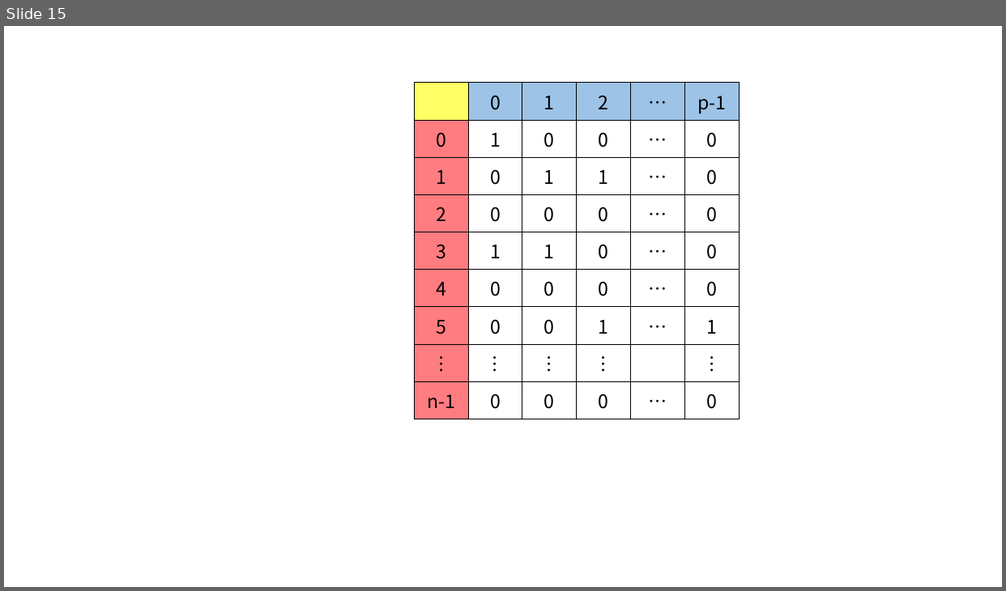
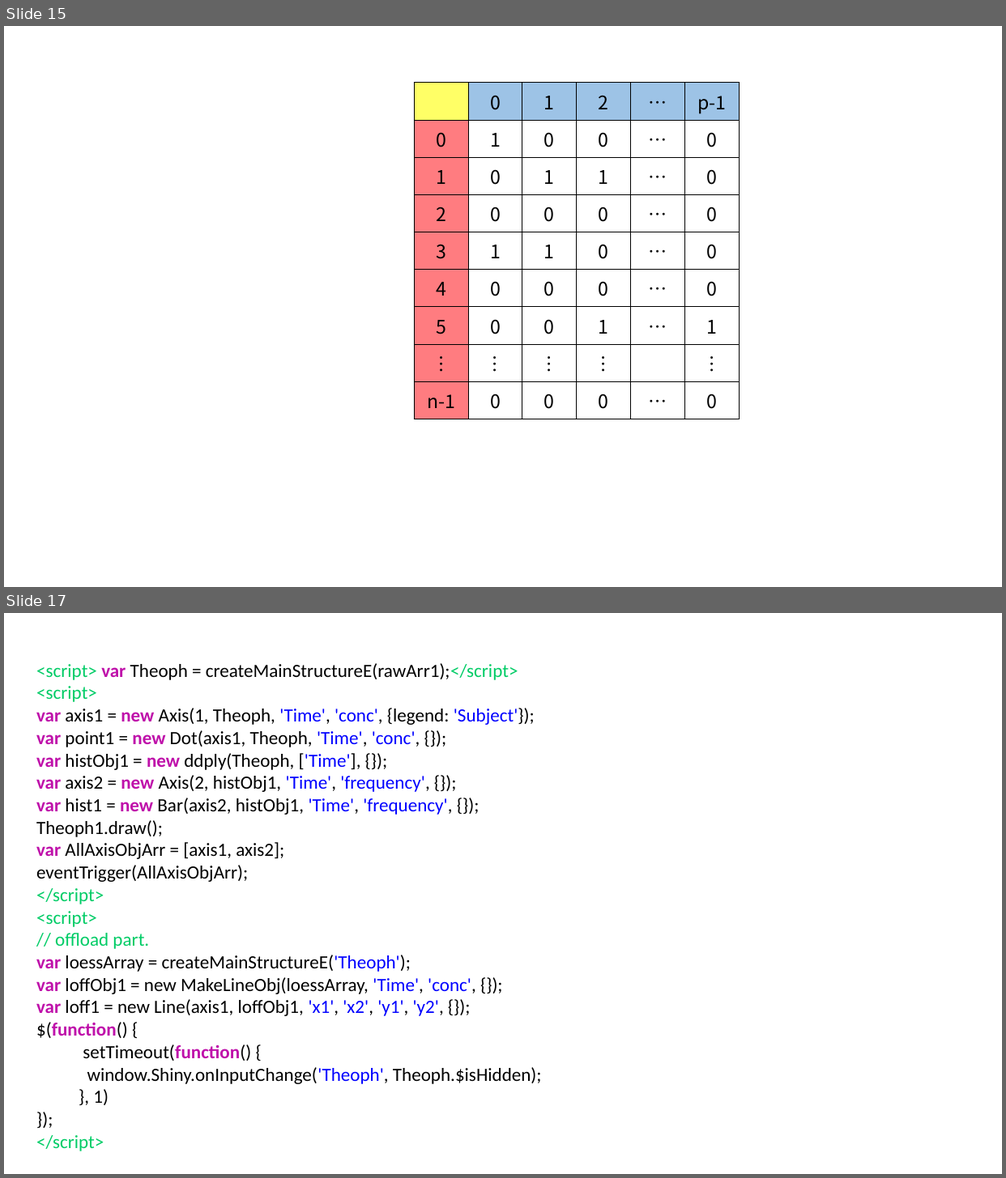
Before and after one commit to JonghyunBae/r-interactive-graphics-via-html, a slide deck: papers/useR_2014/poster picture.pptx. Shown one above the other, each under a label of ours: slide 15 before the commit, slides 15 and 17 after it; the slides between them are not shown. The pictures are 1006x591 and 1006x1178 pixels, drawn with LibreOffice and Linux fonts; fonts in the diff are those of the drawing. Boxes give left, top, right and bottom in pixels: in the first picture for what was removed or moved away, otherwise in the second. Text is boxed around its words. In the diff, an @@ line names an element or a change of style, - is before the commit and + after.

```diff
--- a/papers/useR_2014/poster picture.pptx
+++ b/papers/useR_2014/poster picture.pptx
@@ slide 17 added at [4, 613, 1002, 1174], background #FFFFFF @@
@@ text added at [36, 663, 542, 1152], 18 pt, text #000000 @@
+<script> var Theoph = createMainStructureE(rawArr1);</script>
+<script>
+var axis1 = new Axis(1, Theoph, 'Time', 'conc', {legend: 'Subject'});
+var point1 = new Dot(axis1, Theoph, 'Time', 'conc', {});
+var histObj1 = new ddply(Theoph, ['Time'], {});
+var axis2 = new Axis(2, histObj1, 'Time', 'frequency', {});
+var hist1 = new Bar(axis2, histObj1, 'Time', 'frequency', {});
+Theoph1.draw();
+var AllAxisObjArr = [axis1, axis2];
+eventTrigger(AllAxisObjArr);
+</script>
+<script>
+// offload part.
+var loessArray = createMainStructureE('Theoph');
+var loffObj1 = new MakeLineObj(loessArray, 'Time', 'conc', {});
+var loff1 = new Line(axis1, loffObj1, 'x1', 'x2', 'y1', 'y2', {});
+$(function() {
+setTimeout(function() {
+window.Shiny.onInputChange('Theoph', Theoph.$isHidden);
+}, 1)
+});
+</script>
```
Also in this commit, not shown: 1 slide changed, 2 other slides added, 1 slide removed, 1 other file.
